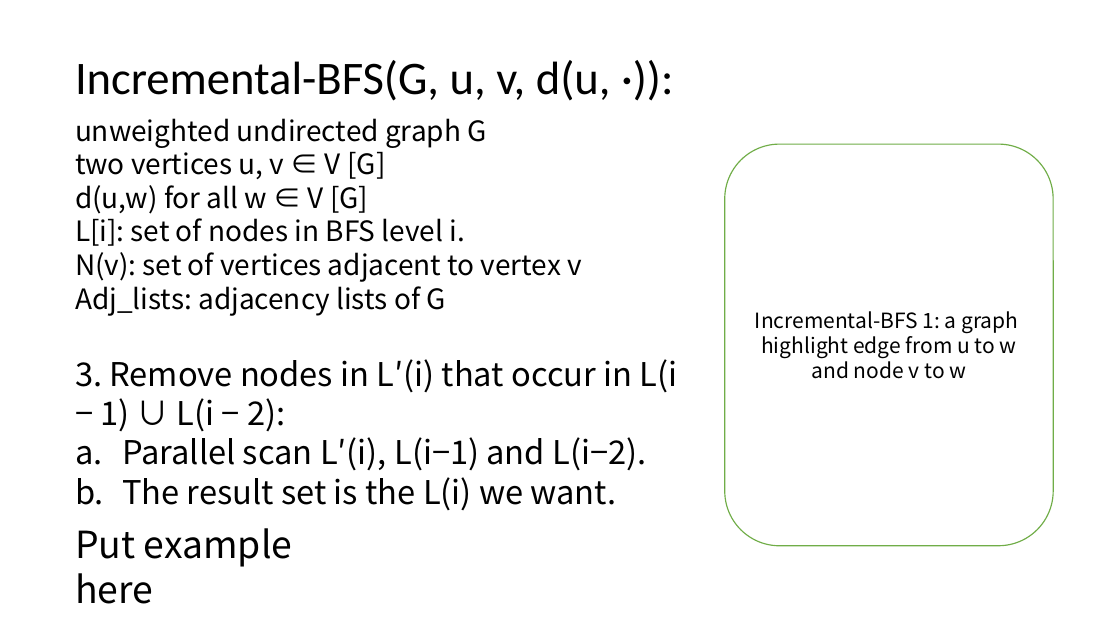
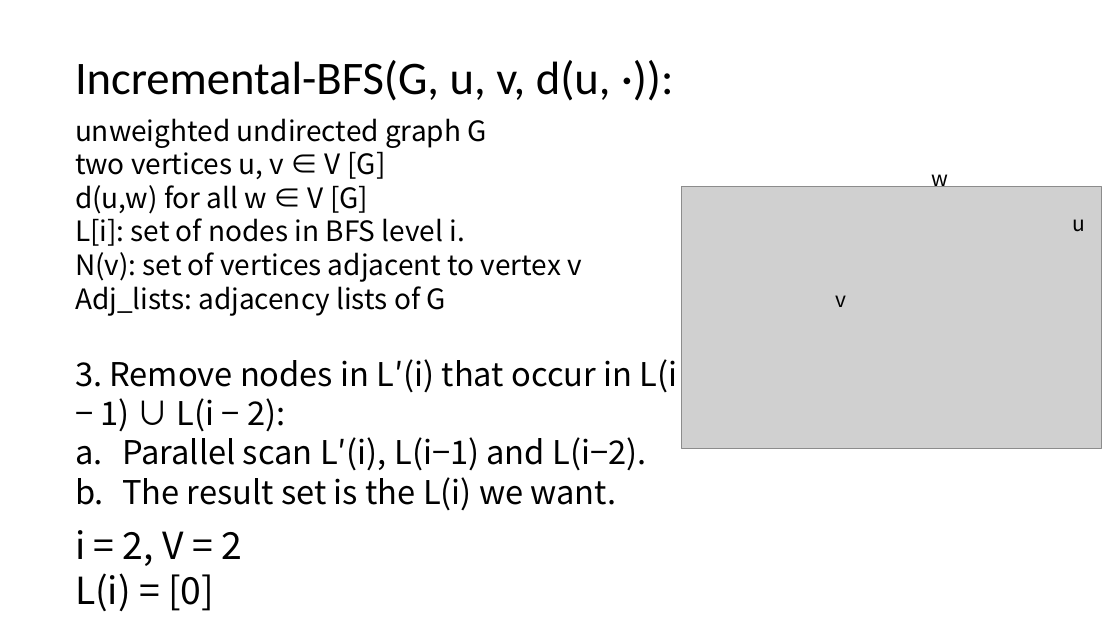
Before and after one commit to KSDeng/CS5234_miniproject, a slide deck: slide 22 of slide.pptx. Drawn at 1120x630 pixels with LibreOffice and Linux fonts; fonts in the diff are those of the drawing; grey boxes stand for pictures. Boxes give left, top, right and bottom in pixels: in the first picture for what was removed or moved away, otherwise in the second. Text is boxed around its words. In the diff, an @@ line names an element or a change of style, - is before the commit and + after.

```diff
--- a/slide.pptx
+++ b/slide.pptx
@@ rounded rectangle removed at (x1=725, y1=145, x2=1054, y2=546) @@
-Incremental-BFS 1: a graph
-highlight edge from u to w and node v to w
@@ text added at (x1=932, y1=174, x2=949, y2=191), 18 pt, text #000000 @@
+w
@@ picture added at (x1=681, y1=187, x2=1102, y2=448) @@
@@ text added at (x1=1072, y1=219, x2=1085, y2=232), 18 pt, text #000000 @@
+u
@@ text added at (x1=835, y1=295, x2=846, y2=307), 18 pt, text #000000 @@
+v
@@ text at (x1=75, y1=530, x2=242, y2=611): text changed @@
-Put example here
+i = 2, V = 2
+L(i) = [0]
```
Also in this commit, not shown: 9 other slides changed, 3 other files.
